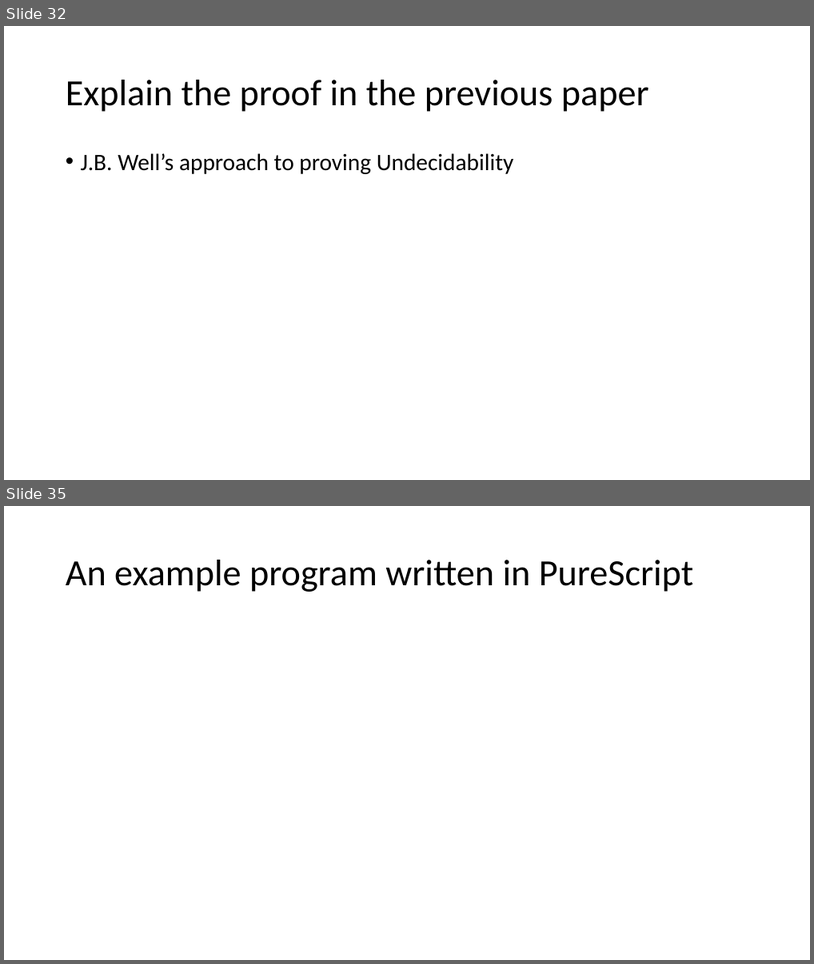
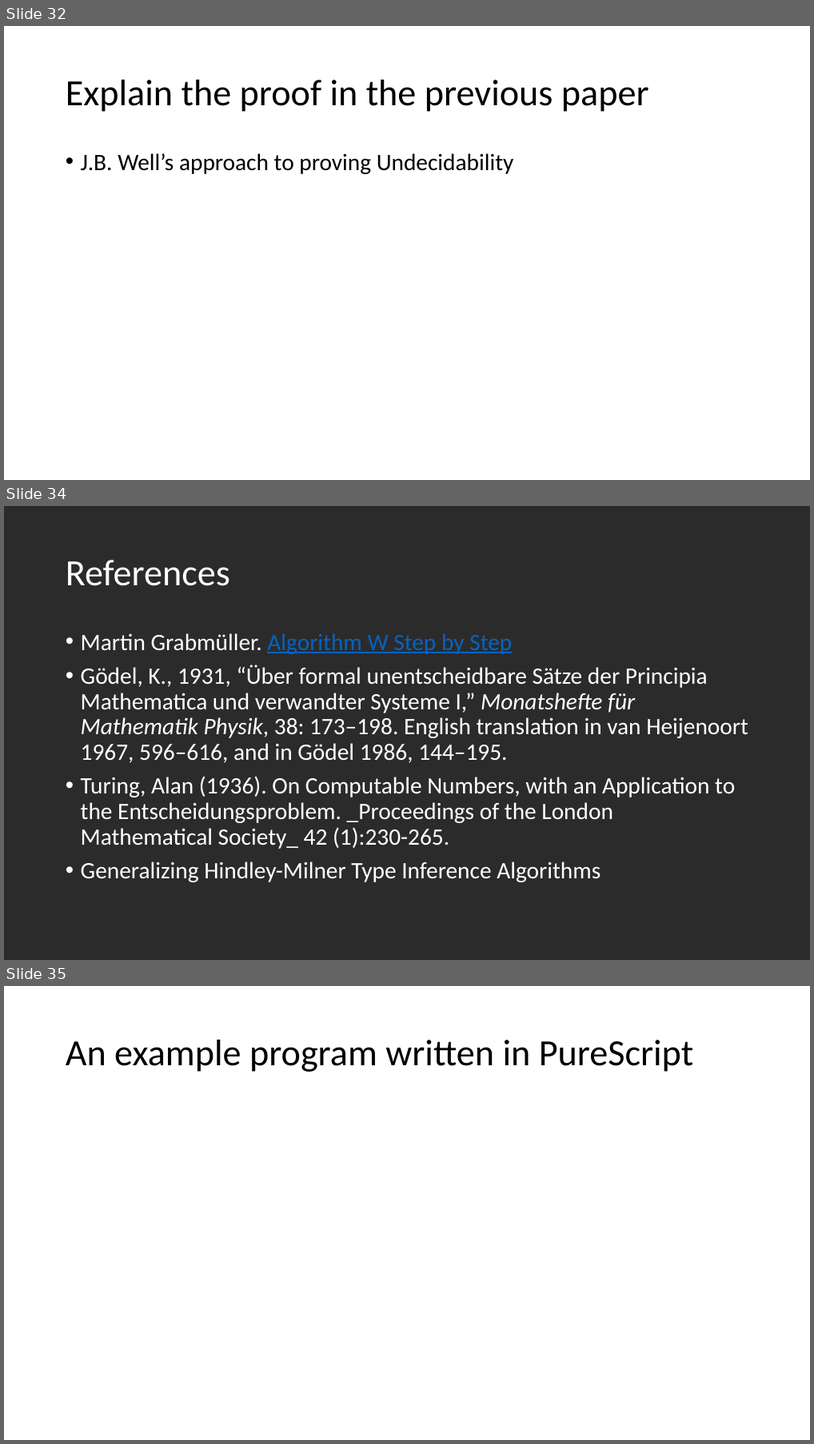
Before and after one commit to seanwestfall/algorithm_w_presentation, a slide deck: Presentation1.pptx. Shown one above the other, each under a label of ours: slides 32 and 35 before the commit, slides 32, 34 and 35 after it; the slides between them are not shown. The pictures are 814x964 and 814x1444 pixels, drawn with LibreOffice and Linux fonts; fonts in the diff are those of the drawing; background and template pictures are left out; a plain dark background stands for a picture behind light text. Boxes give left, top, right and bottom in pixels: in the first picture for what was removed or moved away, otherwise in the second. Text is boxed around its words. In the diff, an @@ line names an element or a change of style, - is before the commit and + after.

```diff
--- a/Presentation1.pptx
+++ b/Presentation1.pptx
@@ slide 34 added at [4,506,810,960], background picture (left out) @@
@@ title added at [66,560,230,586], 44 pt, text #FFFFFF @@
+References
@@ text added at [81,633,749,882], 28 pt, text #FFFFFF @@
+• Martin Grabmüller. Algorithm W Step by Step
+• Gödel, K., 1931, “Über formal unentscheidbare Sätze der Principia Mathematica und verwandter Systeme I,” Monatshefte für Mathematik Physik, 38: 173–198. English translation in van Heijenoort 1967, 596–616, and in Gödel 1986, 144–195.
+• Turing, Alan (1936). On Computable Numbers, with an Application to the Entscheidungsproblem. _Proceedings of the London Mathematical Society_ 42 (1):230-265.
+• Generalizing Hindley-Milner Type Inference Algorithms
```
Also in this commit, not shown: 3 slides changed, 4 other slides added, 5 slides removed.
